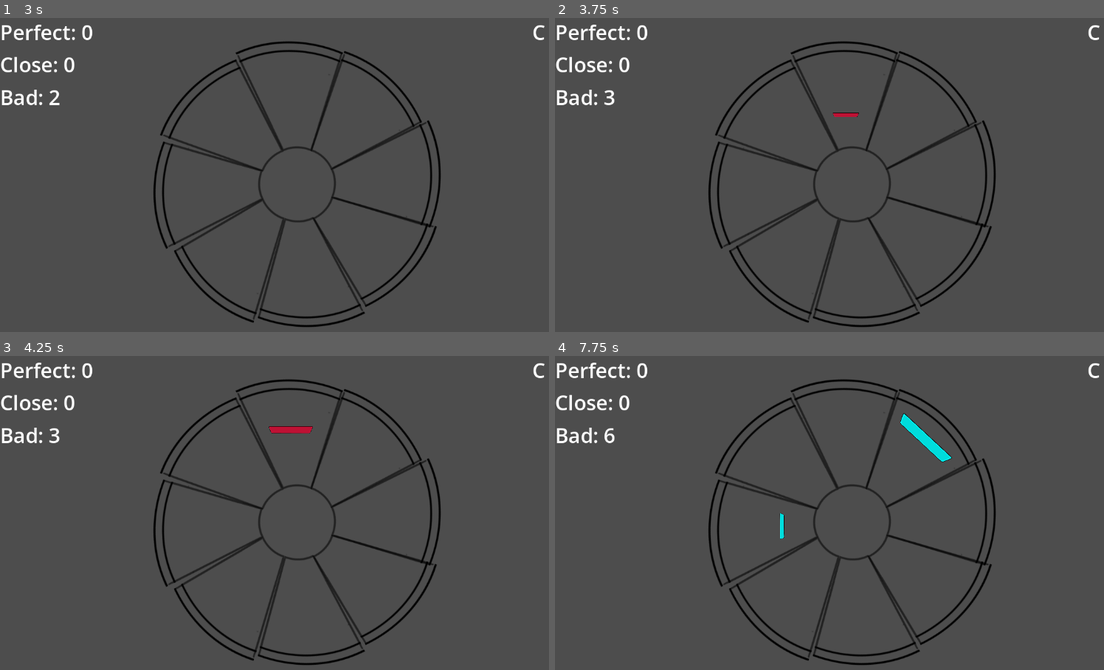
Above: before the commit, frames 1-4 (two rows, left to right).
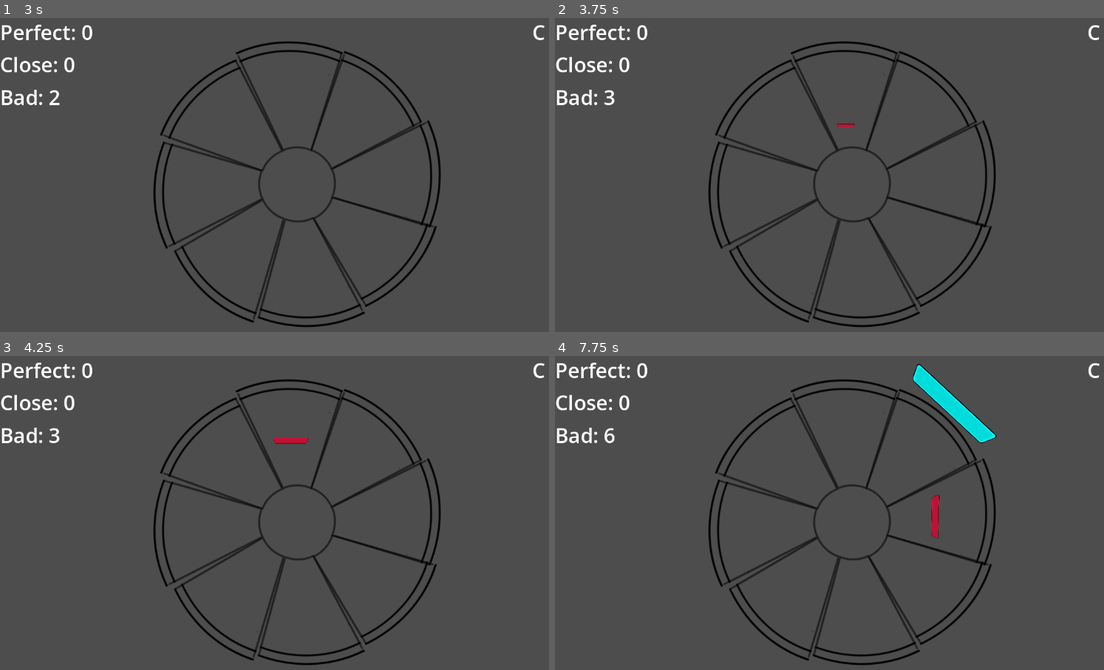
Above: after the commit, the same moments.

Repository: dancroker/RhythmGame
Game: Godot game, scene res://gameplay.tscn
Same seed, same stepped clock (60 frames per second), same inputs: the game is played once before the commit and once after it. This scene is started directly instead of the project's main scene.
Inputs (mouse positions are in pixels of both pictures, inside the frame that each line leads up to):
- Up to frame 1 (3 s): tap Enter at 0.5, 2 s; move the mouse to (296, 99) at 0.52 s; hold 1 (Inner) 0.53-1.28 s; click (296, 99) at 0.67 s; tap Space at 1.25, 2.75 s; move the mouse to (351, 124) at 1.27 s; tap 2 (Outer) at 1.35, 2.85 s; click (351, 124) at 1.42 s; move the mouse to (384, 181) at 2.02 s; hold 1 (Inner) 2.03-2.78 s; click (384, 181) at 2.17 s; move the mouse to (362, 237) at 2.77 s; click (362, 237) at 2.92 s
- Up to frame 2 (3.75 s): tap Enter at 3.5 s; move the mouse to (856, 269) at 3.52 s; hold 1 (Inner) from 3.53 s (still down); click (856, 269) at 3.67 s
- Up to frame 3 (4.25 s): keep holding 1 (Inner)
- Up to frame 4 (7.75 s): tap Space at 4.25 s; move the mouse to (796, 585) at 4.27 s; release 1 (Inner) at 4.28 s; tap 2 (Outer) at 4.35, 5.85, 7.35 s; click (796, 585) at 4.42 s; move the mouse to (769, 525) at 5.02 s; hold 1 (Inner) 5.03-5.78 s; click (769, 525) at 5.17 s; move the mouse to (791, 465) at 5.77 s; click (791, 465) at 5.92 s; move the mouse to (977, 506) at 6.52 s; hold 1 (Inner) 6.53-7.28 s; click (977, 506) at 6.67 s; move the mouse to (730, 538) at 7.27 s; click (730, 538) at 7.42 s

Frame 1 is identical in both runs. In frame 2, 0.1% of the frame differs, in the area x 50-56%, y 30-35%; in frame 3, 0.3%; in frame 4, 1.6%, in the area x 40-81%, y 2-59%.

Commit message:
Potential fix on track

Diff:
--- a/rhythm-game/Scripts/note_set.gd
+++ b/rhythm-game/Scripts/note_set.gd
@@ -29,6 +29,9 @@
 	note_7.ready_()
 	note_8.ready_()
 
+func round_to_dp(value: float, dp: int) -> float:
+	var multiplier = pow(10, dp)
+	return round(value * multiplier) / multiplier
 
 # Called every frame. 'delta' is the elapsed time since the previous frame.
 func process_(delta: float) -> void:
@@ -54,37 +57,193 @@
 	else:
 		label_4.text = "C"
 
-	internal_timer += delta
+	internal_timer += 0.01
+	#print (internal_timer)
 	#print(internal_timer)
-	match int(internal_timer):
+	print(round_to_dp(internal_timer,1))
+	match int(round_to_dp(internal_timer,1)):
+		2:
+			note.launch(2)
 		3:
-			note.launch(2)
+			note_2.launch(1)
+		4:
+			note_4.launch(2)
 		6:
+			note_5.launch(1)
+		7:
+			note_7.launch(2)
+		9:
+			note_8.launch(1)
+		10:
+			note_7.launch(2)
+		10.4:
+			note.launch(1)
+		11:
+			note_6.launch(1)
+		12:
+			note_3.launch(1)
+		13:
+			note_4.launch(1)
+		13.1:
+			note_5.launch(2)
+		13.3:
+			note_6.launch(2)
+		13.5:
+			note_7.launch(1)
+		13.8:
+			note_8.launch(1)
+		14:
+			note.launch(2)
+		15:
+			note_3.launch(1)
+		16:
+			note_5.launch(2)
+		17:
+			note_4.launch(1)
+		17.3:
+			note_7.launch(2)
+		17.6:
+			note_4.launch(1)
+		18:
+			note_8.launch(2)
+		18.3:
+			note_6.launch(2)
+		18.5:
+			note_4.launch(2)
+		18.7:
+			note_2.launch(2)
+		18.9:
+			note.launch(1)
+		19.1:
+			note_3.launch(1)
+		19.4:
+			note_5.launch(1)
+		19.6:
+			note_7.launch(1)
+		19.8:
+			note_3.launch(1)
+		20:
+			note.launch(1)
+		21:
+			note_5.launch(2)
+		21.5:
+			note.launch(1)
+		22:
+			note_4.launch(2)
+		22.5:
+			note_8.launch(2)
+		23:
+			note_4.launch(1)
+		23.4:
+			note_3.launch(1)
+		23.8:
+			note_6.launch(2)
+		24.2:
+			note_2.launch(2)
+		25:
+			note_7.launch(1)
+		26:
+			note.launch(1)
+		27:
+			note_5.launch(2)
+			print("1")
+		27.4:
+			note_4.launch(1)
+			print("2")
+		27.6:
+			note_5.launch(2)
+			print("3")
+		27.9:
+			note_6.launch(2)
+			print("4")
+		28.1:
+			note_8.launch(2)
+			print("5")
+		28.4:
+			note_4.launch(2)
+			print("6")
+		28.9:
 			note_2.launch(1)
-		7:
-			note_8.launch(1)
-		9:
-			note.launch(1)
-		12:
-			note_4.launch(2)
-		15:
+			print("7")
+		29.2:
+			note_4.launch(1)
+			print("1")
+		29.6:
+			note_7.launch(2)
+			print("1")
+		29.8:
+			note_3.launch(2)
+			print("1")
+		30.4:
 			note_6.launch(1)
-		16:
-			note_7.launch(2)
-		18:
-			note_3.launch(1)
-		19:
-			note_5.launch(2)
-
-		22:
-			note.launch(1)
-			note_2.launch(2)
-			note_3.launch(1)
-			note_4.launch(2)
-			note_5.launch(1)
-			note_6.launch(2)
-			note_7.launch(1)
-			note_8.launch(2)
+			print("1")
+		30.8:
+			note_2.launch(2)
+			print("1")
+		31.4:
+			note.launch(2)
+			print("1")
+		31.8:
+			note_6.launch(1)
+		32:
+			note_8.launch(1)
+		32.2:
+			note.launch(2)
+		32.4:
+			note_2.launch(1)
+		32.6:
+			note_3.launch(2)
+		32.8:
+			note_4.launch(2)
+		33.2:
+			note_7.launch(2)
+		33.6:
+			note_4.launch(2)
+		34:
+			note_7.launch(2)
+		35:
+			note.launch(1)
+		36:
+			note_6.launch(2)
+		37.3:
+			note_8.launch(1)
+		37.5:
+			note.launch(2)
+		37.8:
+			note_3.launch(1)
+		38:
+			note_7.launch(1)
+		38.5:
+			note_5.launch(2)
+		39:
+			note_2.launch(2)
+		39.7:
+			note_4.launch(1)
+		40:
+			note_6.launch(2)
+		40.6:
+			note.launch(1)
+		41.2:
+			note_7.launch(1)
+		41.8:
+			note_4.launch(2)
+		42.4:
+			note_8.launch(1)
+		42.8:
+			note.launch(2)
+		43:
+			note_3.launch(1)
+		44:
+			note_5.launch(2)
+		45:
+			note_7.launch(1)
+		46:
+			note_2.launch(2)
+		46.5:
+			note_4.launch(2)
+		48:
+			note.launch(1)
+
 
 func score_track():
 	var score = note.getscore()
